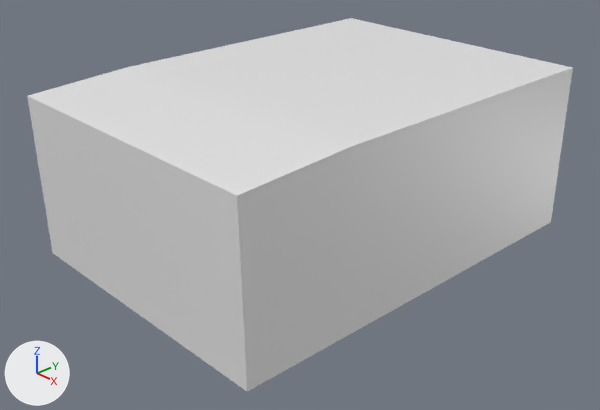
A saved change to the Blender file Tank/tank.blend.
Camera for both pictures: a camera (50 mm lens) standing at (8.04, -7.77, 4.53) and looking at (0.15, -0.37, -0.53). The lights are fixed; the arrows at lower left show +X, +Y and +Z.
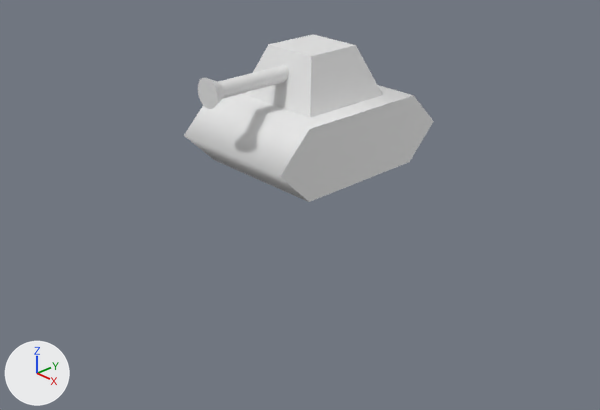
Commit message: Add blener model file

Where the change shows, as pixel boxes [x1, y1, x2, y2] in the pictures (600 x 410 px):
'Cube', reshaped, moved, rescaled (74% narrower, 77% shorter): before [27, 18, 573, 392]; after [242, 34, 383, 118]
'BezierCurve', added: after [184, 85, 434, 202]
'Cylinder', added: after [218, 65, 289, 99]
'Cone', added: after [198, 78, 224, 109]

Patch to the scene script:
```diff
--- a/Tank/tank.blend.py
+++ b/Tank/tank.blend.py
@@ me_cube @@
 # used by ob_cube; location = (0.0, 0.0, 0.0); scale = (2.2, 3.09, 1.24)
-me_cube.from_pydata(...)  # 20 vertices, 18 faces; spans x -1.0..1.0, y -1.01..1.0, z -1.0..1.0
-me_cube.materials.append(mat_material)  # white #e7e7e7
+me_cube.from_pydata(...)  # 8 vertices, 6 faces; spans x -1.0..1.0, y -1.0..1.0, z -1.0..0.0
+# me_cube part 1
+# 16 vertices are removed from x -1.0..1.0, y -1.01..1.0, z -1.0..1.0
+# 18 faces are deleted
+# 4 vertices are added at (-0.6, -0.6, 0.0), (-0.6, 0.6, 0.0), (0.6, -0.6, 0.0), (0.6, 0.6, 0.0)
+# 6 new faces join them
@@ me_cylinder @@
+me_cylinder.from_pydata(...)  # a 32-sided cylinder along z spanning x -1.0..1.0, y -1.0..1.0, z -1.0..1.0
@@ me_cone @@
+me_cone.from_pydata(...)  # a 32-sided cone pointing to +z spanning x -1.0..1.0, y -1.0..1.0, z -1.0..1.0
@@ cu_beziercurve_003 @@
+cu_beziercurve_003 = bpy.data.curves.new('BezierCurve.003', 'CURVE')
+cu_beziercurve_003.dimensions = '2D'
+_sp = cu_beziercurve_003.splines.new('POLY'); _sp.points.add(6)
+_sp.points.foreach_set('co', [-1.0, 1.0, 0.0, 1.0, -1.5, 0.5, 0.0, 1.0, -1.0, 0.0, 0.0, 1.0, 1.0, 0.0, 0.0, 1.0, 1.5, 0.5, 0.0, 1.0, 1.0, 1.0, 0.0, 1.0, 0.0, 1.0, 0.0, 1.0])
+_sp.order_v = 1
+_sp.use_cyclic_u = True
+cu_beziercurve_003.use_path = True
+cu_beziercurve_003.use_path_clamp = True
+cu_beziercurve_003.extrude = 1.0
+cu_beziercurve_003.fill_mode = 'BOTH'
@@ ob_cube @@
 ob_cube = bpy.data.objects.new('Cube', me_cube)
-ob_cube.location = (0.0, 0.0, 0.0)
-ob_cube.scale = (2.2, 3.09, 1.24)
+ob_cube.location = (0.0, 0.0, 1.7)
+ob_cube.scale = (0.7, 0.7, 0.7)
@@ ob_cylinder @@
+ob_cylinder = bpy.data.objects.new('Cylinder', me_cylinder)
+ob_cylinder.location = (0.0, -1.0, 1.4)
+ob_cylinder.rotation_euler = (1.571, 0.0, 0.0)  # degrees (90, 0, 0)
+ob_cylinder.scale = (0.11, 0.11, 0.75)
@@ ob_cone @@
+ob_cone = bpy.data.objects.new('Cone', me_cone)
+ob_cone.location = (0.0, -1.6, 1.4)
+ob_cone.rotation_euler = (-1.571, -1.571, 0.0)  # degrees (-90, -90, 0)
+ob_cone.scale = (0.2, 0.2, 0.2)
@@ ob_beziercurve @@
+ob_beziercurve = bpy.data.objects.new('BezierCurve', cu_beziercurve_003)
+ob_beziercurve.location = (0.0, 0.0, 0.0)
+ob_beziercurve.rotation_euler = (1.571, 0.0, 1.571)  # degrees (90, 0, 90)
```
